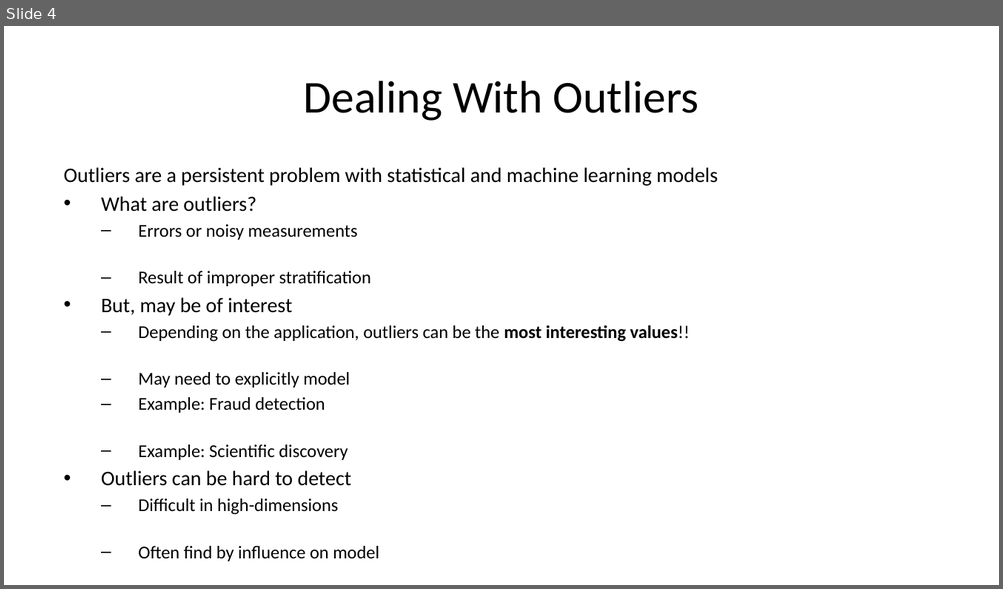
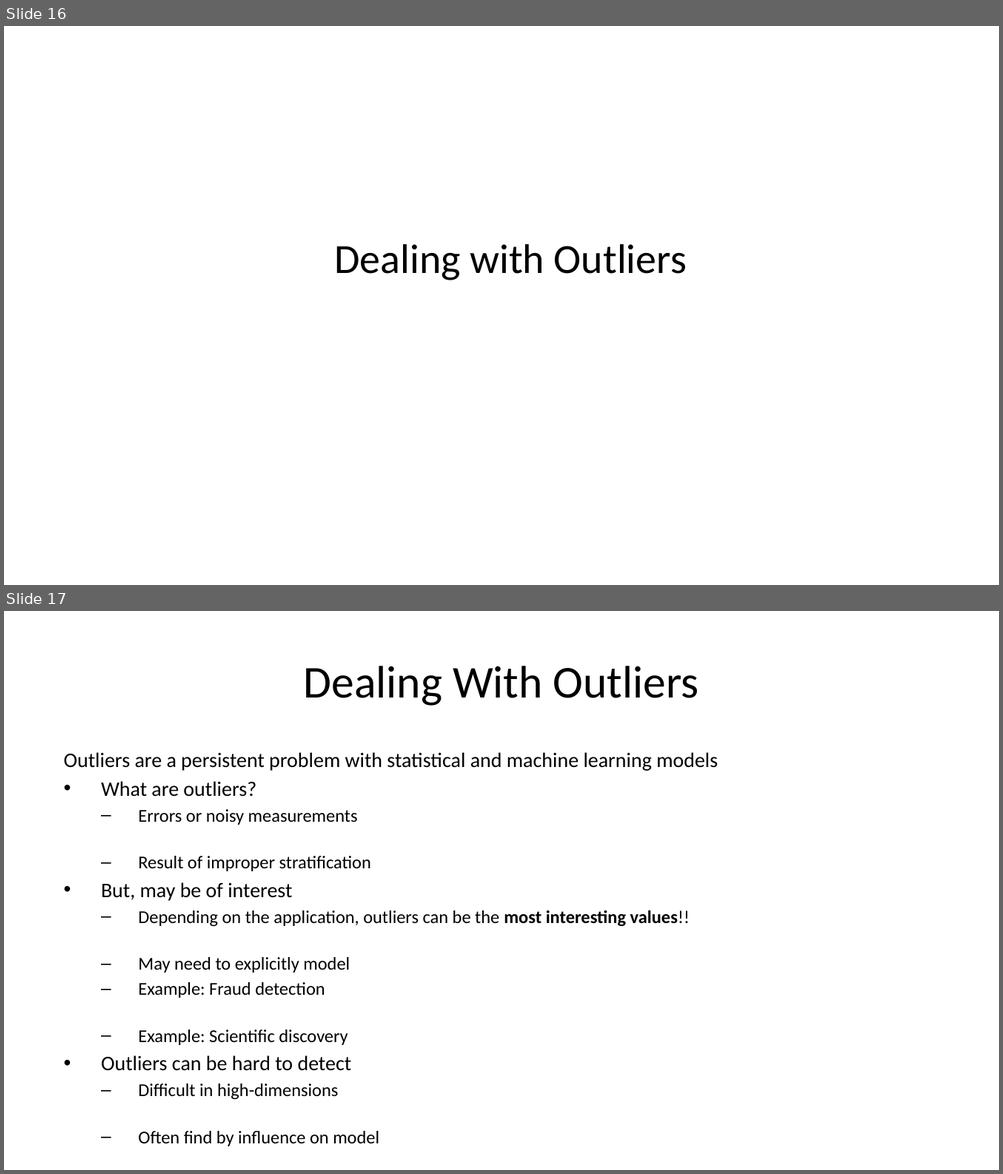
Before and after one commit to StephenElston/CSCI-E-83, a slide deck: LectureSlides/10b_ModelsFor OutliersAndOverdispersion.pptx. Shown one above the other, each under a label of ours: slide 4 before the commit, slides 16 and 17 after it. The pictures are 1003x589 and 1003x1174 pixels, drawn with LibreOffice and Linux fonts; fonts in the diff are those of the drawing. Boxes give left, top, right and bottom in pixels: in the first picture for what was removed or moved away, otherwise in the second. Text is boxed around its words. In the diff, an @@ line names an element or a change of style, - is before the commit and + after.

```diff
--- a/LectureSlides/10b_ModelsFor OutliersAndOverdispersion.pptx
+++ b/LectureSlides/10b_ModelsFor OutliersAndOverdispersion.pptx
@@ slide 16 added at (x1=4, y1=26, x2=999, y2=585), background #FFFFFF @@
@@ title added at (x1=334, y1=244, x2=686, y2=281), 30 pt, text #000000 @@
+Dealing with Outliers
@@ what was slide 4 is now slide 17 @@
```
Also in this commit, not shown: 12 other slides added.
